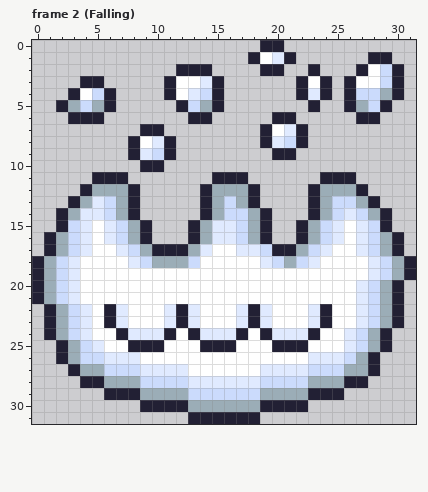
Pixel-art file -- Art/Christmas Skin/Snow Pile.aseprite. That is the earlier state.
32x32 pixels, 4 frames. Shown: frame 2 (Falling).
The same view after the edit:
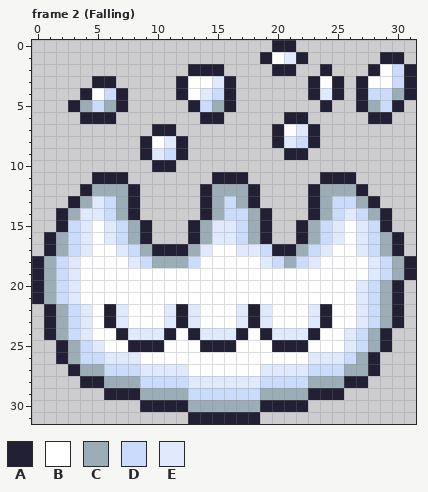
Palette (. is transparent): A #222034  B #ffffff  C #9badb7  D #cbdbfc  E #e0eaff
From old to new:
Frame 2 (Falling), layer "Snow pieces":
Colour A now appears in row 0 at x 21; in row 1 at x 22 and 30; in row 2 at x 15, 21, 24 and 31; in row 3 at x 6, 16, 25 and 31; in row 4 at x 7, 16, 25 and 31; in row 5 at x 7, 16, 24 and 30.
Colour A now appears in row 6 at x 6, 15, 22 and 29; in row 7 at x 11 and 23; in row 8 at x 12 and 23; in row 9 at x 12 and 22; in row 10 at x 11.
The author changed colour B to colour A in row 1 at x 19; in row 2 at x 28; in row 3 at x 12, 23 and 27; in row 4 at x 4 and 12; in row 7 at x 20; in row 8 at x 9.
The author changed colour C to colour A in row 5 at x 3 and 27.
The author changed colour D to colour A in row 4 at x 27; in row 5 at x 13.
The author changed colour E to colour A in row 4 at x 23; in row 8 at x 20; in row 9 at x 9.
The author changed colour A to colour B in row 3 at x 24.
The author changed colour D to colour B in rows 2 to 3 at x 29; in row 4 at x 5.
The author changed colour E to colour B in row 1 at x 20; in row 3 at x 14; in row 4 at x 13; in row 7 at x 21; in row 8 at x 10.
The author changed colour A to colour C in row 4 at x 30; in row 5 at x 6 and 15.
The author changed colour D to colour C in row 5 at x 4 and 28.
The author changed colour A to colour D in rows 2 to 3 at x 30; in row 4 at x 6 and 15; in row 5 at x 29; in row 8 at x 22; in row 9 at x 11.
The author changed colour C to colour D in row 4 at x 29; in row 5 at x 5 and 14.
The author changed colour A to colour E in row 1 at x 21; in row 3 at x 15; in row 4 at x 24; in row 7 at x 22; in row 8 at x 11.
The author changed colour D to colour E in row 4 at x 14; in row 8 at x 21; in row 9 at x 10.
The author cleared colour A in row 0 at x 19; in row 1 at x 18 and 28; in row 2 at x 12, 19, 23 and 27; in row 3 at x 4, 11, 22 and 26; in row 4 at x 3, 11, 22 and 26; in row 5 at x 2, 12, 23 and 26.
The author cleared colour A in row 6 at x 3, 13, 20 and 27; in row 7 at x 9 and 19; in row 8 at x 8 and 19; in row 9 at x 8 and 20; in row 10 at x 9.
Where, in picture pixels (left, top, right, bottom), the same in both pictures:
changed: (56, 40, 416, 172)
